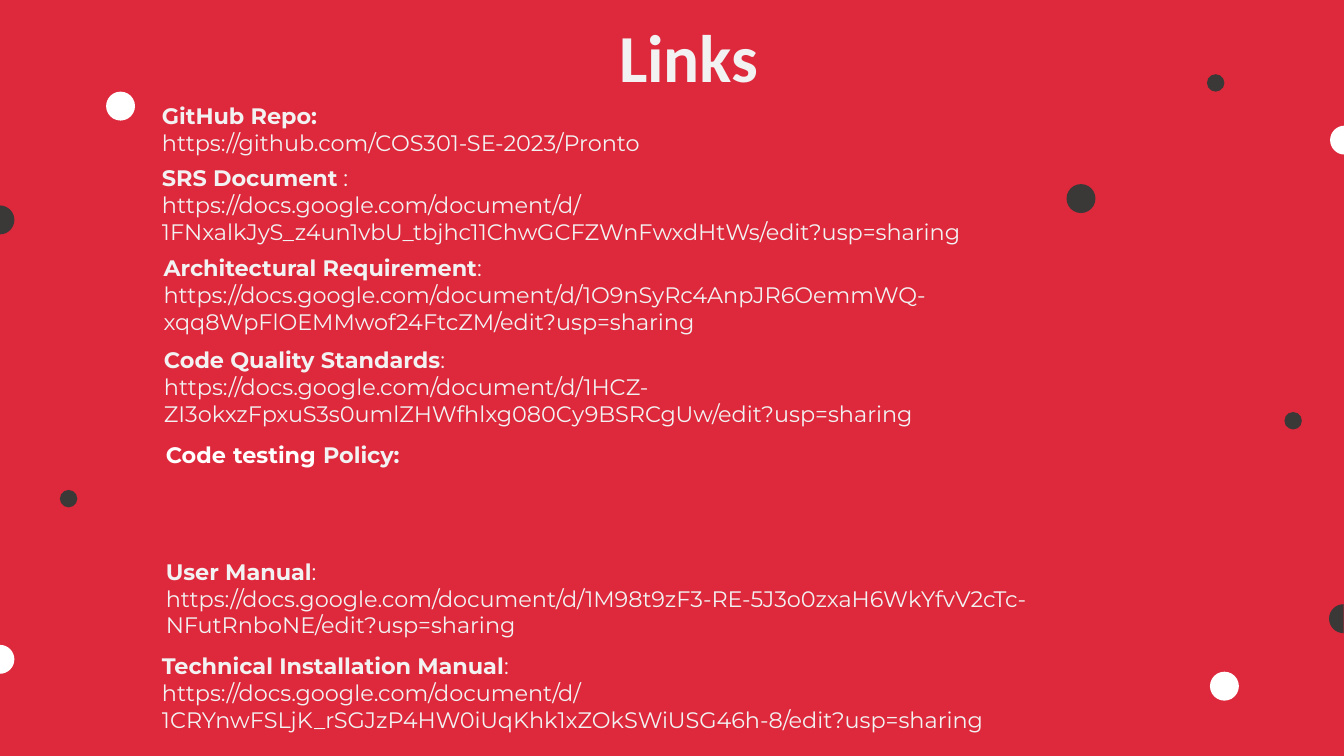
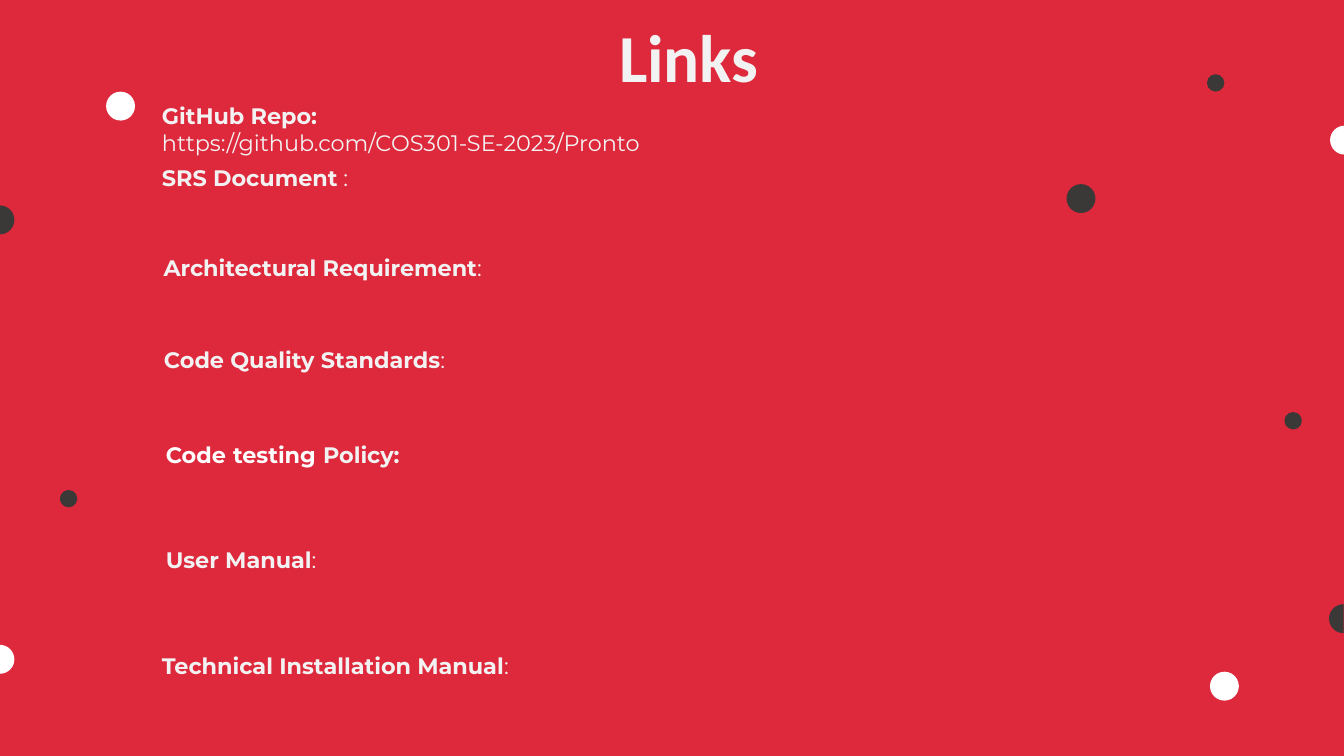
Before and after one commit to COS301-SE-2023/Pronto, a slide deck: slide 14 of Documentation/Demo 4 documents/Demo 4 Slideshow.pptx (slide 12 before the commit). Drawn at 1344x756 pixels with LibreOffice and Linux fonts; fonts in the diff are those of the drawing. Boxes give left, top, right and bottom in pixels: in the first picture for what was removed or moved away, otherwise in the second. Text is boxed around its words. In the diff, an @@ line names an element or a change of style, - is before the commit and + after.

```diff
--- a/Documentation/Demo 4 documents/Demo 4 Slideshow.pptx
+++ b/Documentation/Demo 4 documents/Demo 4 Slideshow.pptx
@@ text at bbox=[162, 194, 960, 245]: paragraph removed @@
-https://docs.google.com/document/d/1FNxalkJyS_z4un1vbU_tbjhc11ChwGCFZWnFwxdHtWs/edit?usp=sharing
@@ text at bbox=[164, 284, 926, 335]: paragraph removed @@
-https://docs.google.com/document/d/1O9nSyRc4AnpJR6OemmWQ-xqq8WpFlOEMMwof24FtcZM/edit?usp=sharing
@@ text at bbox=[164, 376, 913, 427]: paragraph removed @@
-https://docs.google.com/document/d/1HCZ-ZI3okxzFpxuS3s0umlZHWfhlxg080Cy9BSRCgUw/edit?usp=sharing
@@ text "User Manual:": place and size @@
-text "User Manual:" at bbox=[166, 563, 1026, 638]
+text "User Manual:" at bbox=[166, 551, 316, 569]
@@ text at bbox=[166, 588, 1026, 638]: paragraph removed @@
-https://docs.google.com/document/d/1M98t9zF3-RE-5J3o0zxaH6WkYfvV2cTc-NFutRnboNE/edit?usp=sharing
@@ text at bbox=[162, 682, 983, 733]: paragraph removed @@
-https://docs.google.com/document/d/1CRYnwFSLjK_rSGJzP4HW0iUqKhk1xZOkSWiUSG46h-8/edit?usp=sharing
```
Also in this commit, not shown: 4 other slides changed, 2 slides added, 1 other file.
